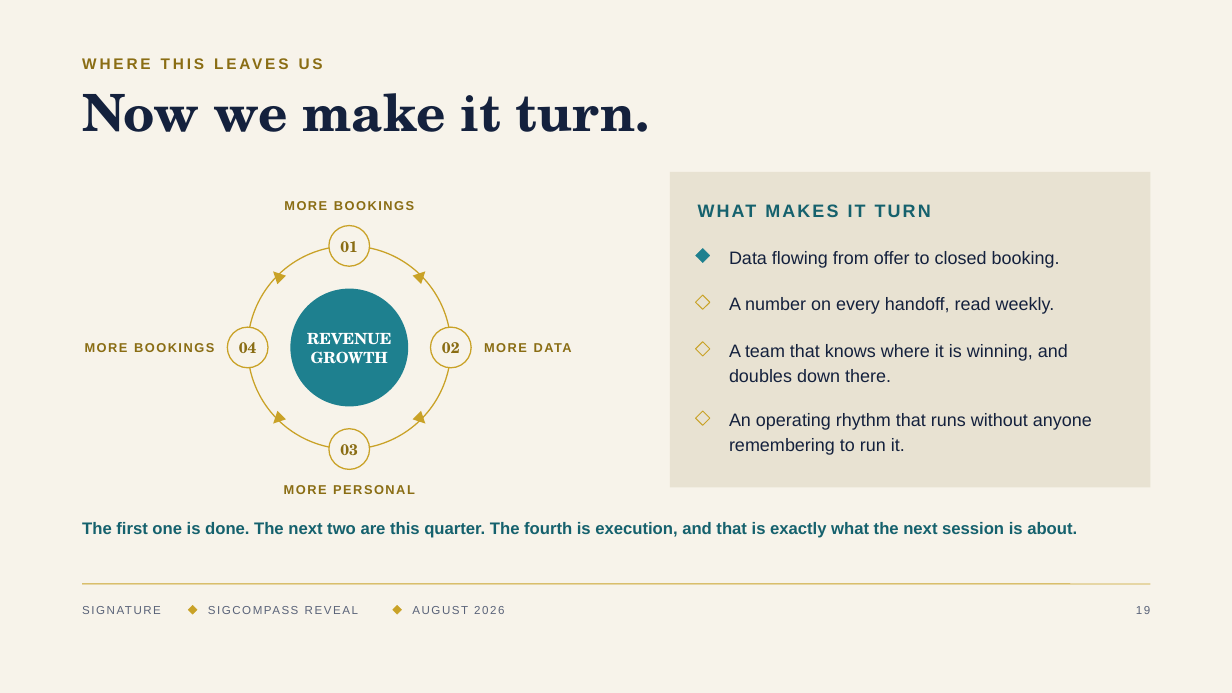
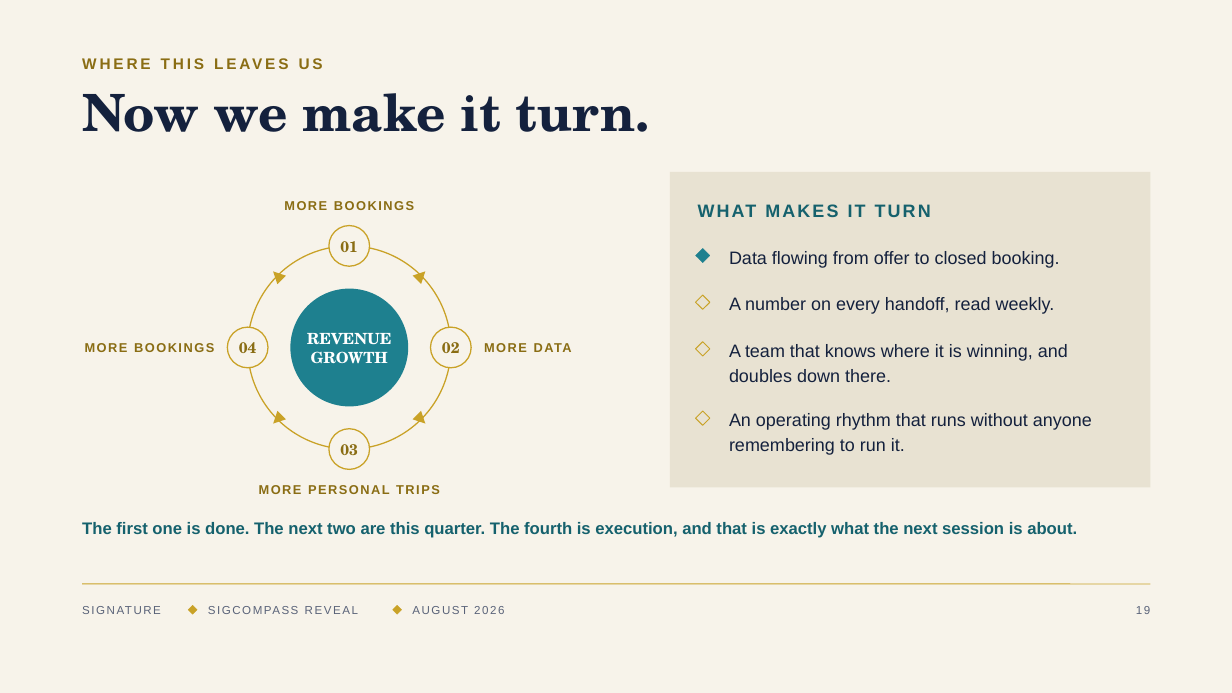
Before and after one commit to denisekgosnell/Donna, a slide deck: slide 19 of decks/sigcompass-reveal.pptx. Drawn at 1232x693 pixels with LibreOffice and Linux fonts; fonts in the diff are those of the drawing. Boxes give left, top, right and bottom in pixels: in the first picture for what was removed or moved away, otherwise in the second. Text is boxed around its words. In the diff, an @@ line names an element or a change of style, - is before the commit and + after.

```diff
--- a/decks/sigcompass-reveal.pptx
+++ b/decks/sigcompass-reveal.pptx
@@ text at bbox=[259, 485, 440, 494]: text changed @@
-MORE PERSONAL
+MORE PERSONAL TRIPS
```
Also in this commit, not shown: 7 other slides changed, 4 other files.
